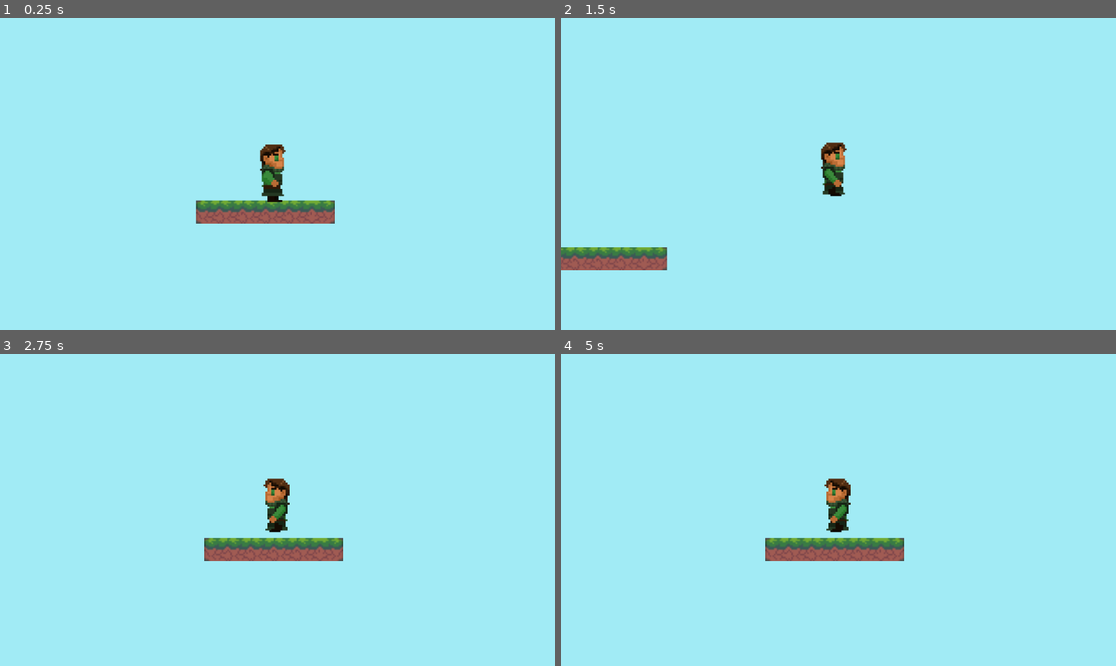
Above: before the commit, frames 1-4 (two rows, left to right).
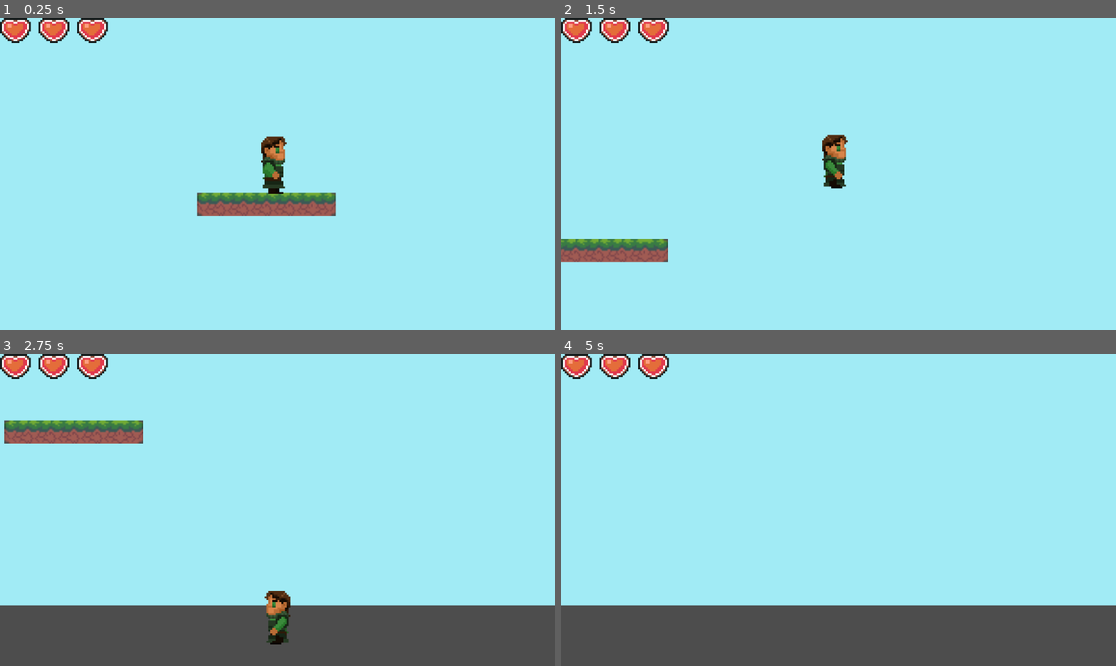
Above: after the commit, the same moments.

Repository: Vytisbrr/Shifted-by-Volt-games
Game: Godot game, scene res://Scenes/world.tscn
Two runs of this game, one before a commit and one after it. Both use one fixed random seed, a clock stepped at 60 frames per second and the inputs below.
Inputs:
- Up to frame 1 (0.25 s): no input
- Up to frame 2 (1.5 s): hold D (move right) from 0.53 s (still down); tap Space (jump) at 0.77 s
- Up to frame 3 (2.75 s): tap Space (jump) at 1.52 s; release D (move right) at 2.03 s; hold A (move left) from 2.03 s (still down)
- Up to frame 4 (5 s): release A (move left) at 2.78 s; hold D (move right) 2.78-4.28 s; tap Space (jump) at 3.02, 3.77, 4.52 s; hold A (move left) from 4.28 s (still down)

The runs differ from the first frame. In frame 1, 4.0% of the frame differs, in the area x 0-61%, y 0-66%; in frame 2, 3.6%; in frame 3, 25%, in the area x 0-100%, y 0-100%; in frame 4, 23%.

Commit message:
creating health

Diff:
--- a/Scenes/Player.tscn
+++ b/Scenes/Player.tscn
@@ -1,10 +1,11 @@
-[gd_scene load_steps=13 format=3 uid="uid://th02mvw6u4ur"]
+[gd_scene load_steps=15 format=3 uid="uid://th02mvw6u4ur"]
 
 [ext_resource type="Script" path="res://Scripts/player.gd" id="1_d3vyt"]
 [ext_resource type="Texture2D" uid="uid://dclhhfin20gnr" path="res://Anim/Player animations/wrigg/New Piskel-1.png (3).png" id="2_kax1k"]
 [ext_resource type="Texture2D" uid="uid://bpb5tkk76al30" path="res://Anim/Player animations/wrigg/wrigg idle.png" id="3_2w2qe"]
 [ext_resource type="Texture2D" uid="uid://t418j6q8qjyb" path="res://Anim/Player animations/wrigg/wrigg jump.png" id="4_7jw1a"]
 [ext_resource type="Texture2D" uid="uid://cgm0mu765l2p4" path="res://Anim/Player animations/wrigg/wrigg fall.png" id="5_2to3p"]
+[ext_resource type="PackedScene" uid="uid://677rib80d2io" path="res://ui/hearts.tscn" id="6_1y5o0"]
 
 [sub_resource type="RectangleShape2D" id="RectangleShape2D_wt4lo"]
 size = Vector2(59, 226)
@@ -280,7 +281,11 @@
 "walk": SubResource("Animation_xfcij")
 }
 
+[sub_resource type="RectangleShape2D" id="RectangleShape2D_nj6fw"]
+size = Vector2(94, 238)
+
 [node name="Wrigg" type="CharacterBody2D"]
+position = Vector2(1158, 619)
 script = ExtResource("1_d3vyt")
 speed = 1000
 jump_force = 900
@@ -291,8 +296,9 @@
 metadata/_edit_group_ = true
 
 [node name="Camera2D" type="Camera2D" parent="."]
+position = Vector2(-4, 33)
 zoom = Vector2(0.5, 0.5)
-limit_bottom = 1200
+limit_bottom = 1500
 
 [node name="Sprite2D" type="Sprite2D" parent="."]
 position = Vector2(0, -7)
@@ -314,4 +320,18 @@
 wait_time = 0.12
 one_shot = true
 
+[node name="hitbox" type="Area2D" parent="."]
+
+[node name="CollisionShape2D" type="CollisionShape2D" parent="hitbox"]
+position = Vector2(-10, -3)
+shape = SubResource("RectangleShape2D_nj6fw")
+
+[node name="CanvasLayer" type="CanvasLayer" parent="."]
+scale = Vector2(4, 4)
+transform = Transform2D(4, 0, 0, 4, 0, 0)
+
+[node name="Hearts" parent="CanvasLayer" instance=ExtResource("6_1y5o0")]
+offset_right = 56.0
+
 [connection signal="timeout" from="coyotetimer" to="." method="_on_coyotetimer_timeout"]
+[connection signal="area_entered" from="hitbox" to="." method="_on_hitbox_area_entered"]
--- /dev/null
+++ b/Scenes/killzone.tscn
@@ -0,0 +1,10 @@
+[gd_scene format=3 uid="uid://cn7ws87fahmg2"]
+
+[node name="Killzone" type="Area2D"]
+
+[node name="Timer" type="Timer" parent="."]
+wait_time = 0.6
+one_shot = true
+
+[connection signal="body_entered" from="." to="." method="_on_body_entered"]
+[connection signal="timeout" from="Timer" to="." method="_on_timer_timeout"]
--- a/Scenes/slime.tscn
+++ b/Scenes/slime.tscn
@@ -2,9 +2,6 @@
 
 [ext_resource type="Texture2D" uid="uid://ccdfigqxn755r" path="res://Anim/enemy anim/slime(test)/New Piskel (35).png" id="1_n1k58"]
 [ext_resource type="Script" path="res://scripts/slime.gd" id="1_nqdaf"]
-
-[sub_resource type="RectangleShape2D" id="RectangleShape2D_yw3oq"]
-size = Vector2(169, 117)
 
 [sub_resource type="Animation" id="Animation_vma26"]
 length = 0.001
@@ -115,6 +112,9 @@
 "idle": SubResource("Animation_ybidx")
 }
 
+[sub_resource type="RectangleShape2D" id="RectangleShape2D_yw3oq"]
+size = Vector2(272, 173)
+
 [node name="slime" type="CharacterBody2D"]
 script = ExtResource("1_nqdaf")
 
@@ -124,13 +124,21 @@
 hframes = 3
 vframes = 3
 
-[node name="CollisionShape2D" type="CollisionShape2D" parent="."]
-position = Vector2(-0.5, 16.5)
-shape = SubResource("RectangleShape2D_yw3oq")
-
 [node name="AnimationPlayer" type="AnimationPlayer" parent="."]
 libraries = {
 "": SubResource("AnimationLibrary_njyx8")
 }
 autoplay = "idle"
 speed_scale = 0.5
+
+[node name="enemyarea" type="Area2D" parent="."]
+
+[node name="CollisionShape2D" type="CollisionShape2D" parent="enemyarea"]
+position = Vector2(-1, 13)
+scale = Vector2(0.7, 0.7)
+shape = SubResource("RectangleShape2D_yw3oq")
+
+[node name="Collision" type="CollisionShape2D" parent="."]
+position = Vector2(-0.5, 20.5)
+scale = Vector2(0.6, 0.6)
+shape = SubResource("RectangleShape2D_yw3oq")
--- /dev/null
+++ b/Scripts/killzone.gd
@@ -0,0 +1,11 @@
+extends Area2D
+
+@onready var timer = $Timer
+
+func _on_body_entered(body: Node2D) -> void:
+	print("You Died!")
+	timer.start()
+
+func _on_timer_timeout() -> void:
+	pass # Replace with function body.
+	get_tree().reload_current_scene()
--- a/Scripts/player.gd
+++ b/Scripts/player.gd
@@ -4,11 +4,14 @@
 @export var gravity = 30
 @export var jump_force = 300
 
-
+@export var maxHealth = 3
+@onready var currentHealth: int = maxHealth
+@onready var HeartContainer = $CanvasLayer/Hearts
 @onready var ap = $AnimationPlayer
 @onready var sprite = $Sprite2D
 @onready var coyote_timer = $coyotetimer
 var can_coyote_jump = false
+
 
 func _physics_process(delta):
 	if !is_on_floor() && (can_coyote_jump == false):
@@ -35,7 +38,6 @@
 	if was_on_floor && !is_on_floor() && velocity.y >= 0:
 		can_coyote_jump = true
 		coyote_timer.start()
-
 	updateanimations(horizontal_direction)
 func updateanimations(horizotal_direction):
 	if is_on_floor():
@@ -50,3 +52,17 @@
 			ap.play("fall")
 func _on_coyotetimer_timeout():
 	can_coyote_jump = false
+
+
+
+
+
+func _on_hitbox_area_entered(area: Area2D):
+	if area.name == "enemyarea":
+		currentHealth -= 1
+		if currentHealth < 0:
+			currentHealth = 0
+			print("u ded L, also you cant loose health idiot, forgot to code death")
+		print_debug(currentHealth)
+func _ready():
+	HeartContainer.setmaxHearts(3)
--- a/Scripts/slime.gd
+++ b/Scripts/slime.gd
@@ -1,6 +1,7 @@
 extends CharacterBody2D
 
 @onready var ap =  $AnimationPlayer
+@onready var area = $Monsterhitbox
 
 func _physics_process(delta):
 	var slime = $Sprite2D
--- /dev/null
+++ b/ui/heart_ui.tscn
@@ -0,0 +1,17 @@
+[gd_scene load_steps=2 format=3 uid="uid://cwtmc8bu2e76c"]
+
+[ext_resource type="Texture2D" uid="uid://de5l41hq8g5dc" path="res://health/heart (2).png" id="1_2yqyw"]
+
+[node name="HeartUI" type="Panel"]
+self_modulate = Color(1, 1, 1, 0)
+custom_minimum_size = Vector2(16, 13)
+offset_right = 16.0
+offset_bottom = 13.0
+
+[node name="Sprite2D" type="Sprite2D" parent="."]
+position = Vector2(0, -2)
+scale = Vector2(0.125, 0.125)
+texture = ExtResource("1_2yqyw")
+centered = false
+hframes = 5
+frame = 4
--- /dev/null
+++ b/ui/hearts.gd
@@ -0,0 +1,15 @@
+extends HBoxContainer
+
+@onready var HeartUiClass = preload("res://ui/heart_ui.tscn")
+# Called when the node enters the scene tree for the first time.
+func _ready() -> void:
+	pass # Replace with function body.
+
+
+# Called every frame. 'delta' is the elapsed time since the previous frame.
+func _process(delta):
+	pass
+func setmaxHearts(max: int):
+	for i in range(max):
+		var heart = HeartUiClass.instantiate()
+		add_child(heart)
--- /dev/null
+++ b/ui/hearts.tscn
@@ -0,0 +1,8 @@
+[gd_scene load_steps=2 format=3 uid="uid://677rib80d2io"]
+
+[ext_resource type="Script" path="res://ui/hearts.gd" id="1_qg2fo"]
+
+[node name="Hearts" type="HBoxContainer"]
+offset_right = 40.0
+offset_bottom = 40.0
+script = ExtResource("1_qg2fo")
Binary file added: health/heart (2).png
Not shown, added: health/heart (2).png.import
